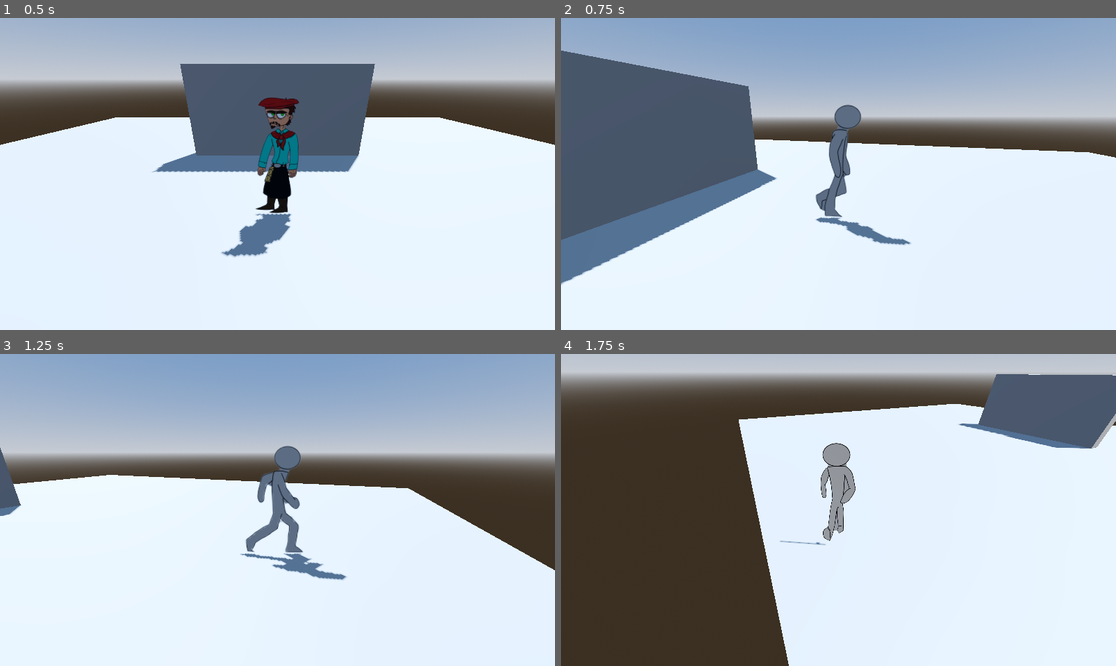
Above: before the commit, frames 1-4 (two rows, left to right).
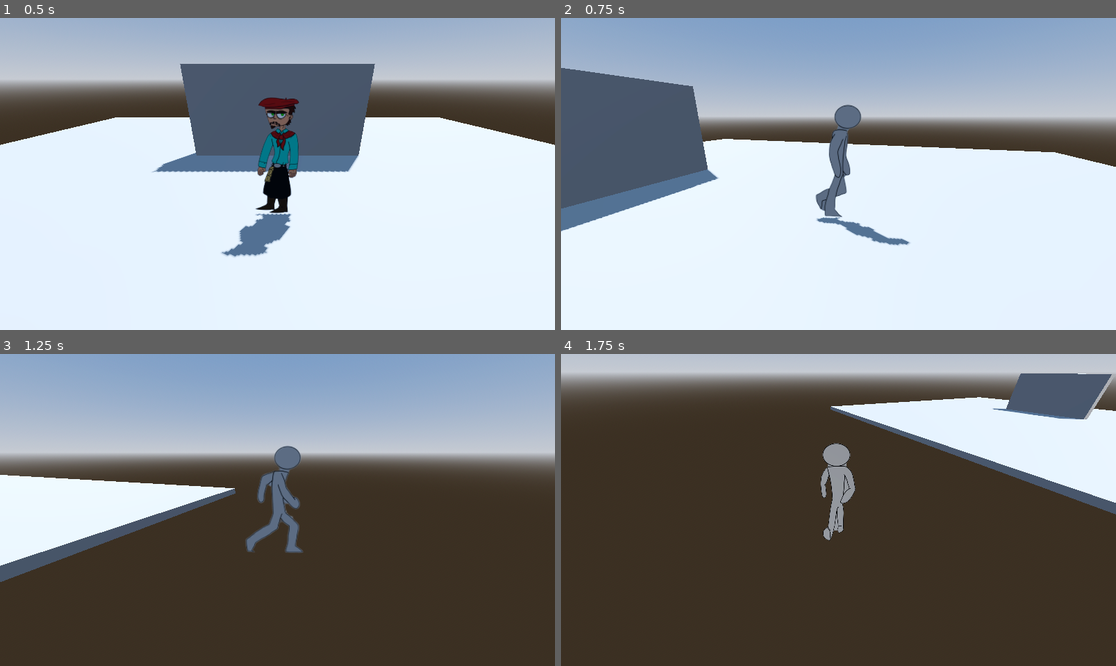
Above: after the commit, the same moments.

Repository: florenciadpp-max/umita
Game: Godot game, scene res://scenes/levels/level.tscn
Same seed, same stepped clock (60 frames per second), same inputs: the game is played once before the commit and once after it.
Inputs (mouse positions are in pixels of both pictures, inside the frame that each line leads up to):
- Up to frame 1 (0.5 s): no input
- Up to frame 2 (0.75 s): tap Enter at 0.5 s; move the mouse to (960, 158) at 0.52 s; hold D (right) from 0.53 s (still down); hold Shift (run) from 0.53 s (still down)
- Up to frame 3 (1.25 s): keep holding D (right); keep holding Shift (run)
- Up to frame 4 (1.75 s): move the mouse to (727, 525) at 1.27 s; release D (right) at 1.28 s; release Shift (run) at 1.28 s; hold S (backward) from 1.28 s (still down); tap Shift (run) at 1.35 s

Frame 1 is identical in both runs. In frame 2, 10% of the frame differs, in the area x 0-100%, y 10-86%; in frame 3, 49%, in the area x 0-100%, y 30-100%; in frame 4, 47%.

Commit message:
variable acceleration para manejar la aceleración

Diff:
--- a/scenes/entities/player/player.gd
+++ b/scenes/entities/player/player.gd
@@ -36,6 +36,8 @@
 	# vel_2d contiene la velocidad actual en el plano horizontal (X,Z).
 	var vel_2d = Vector2(velocity.x, velocity.z)
 
+	var acceleration := 4.0 * delta
+
 	# Comprobamos si el jugador está corriendo (tecla "run" presionada).
 	var is_running = Input.is_action_pressed("run")
 
@@ -45,7 +47,7 @@
 
 		# Si hay entrada: aplicamos una aceleración suave.
 		# Multiplicamos por 'delta' para que la aceleración dependa del tiempo.
-		vel_2d += movement_input * speed * delta
+		vel_2d += movement_input * speed * acceleration
 
 		# Limitamos la magnitud para que no supere la velocidad máxima (speed).
 		vel_2d = vel_2d.limit_length(speed)
@@ -56,7 +58,7 @@
 	else:
 		# Si no hay entrada: desaceleramos suavemente hacia cero.
 		# Esto evita detenerse de golpe y da una sensación más natural.
-		vel_2d = vel_2d.move_toward(Vector2.ZERO, base_speed * 4.0 * delta)
+		vel_2d = vel_2d.move_toward(Vector2.ZERO, base_speed * 4.0 * acceleration)
 		velocity = vec2_to_vec3(vel_2d, velocity.y)
 
 # Alternativa simple (sin aceleración).
